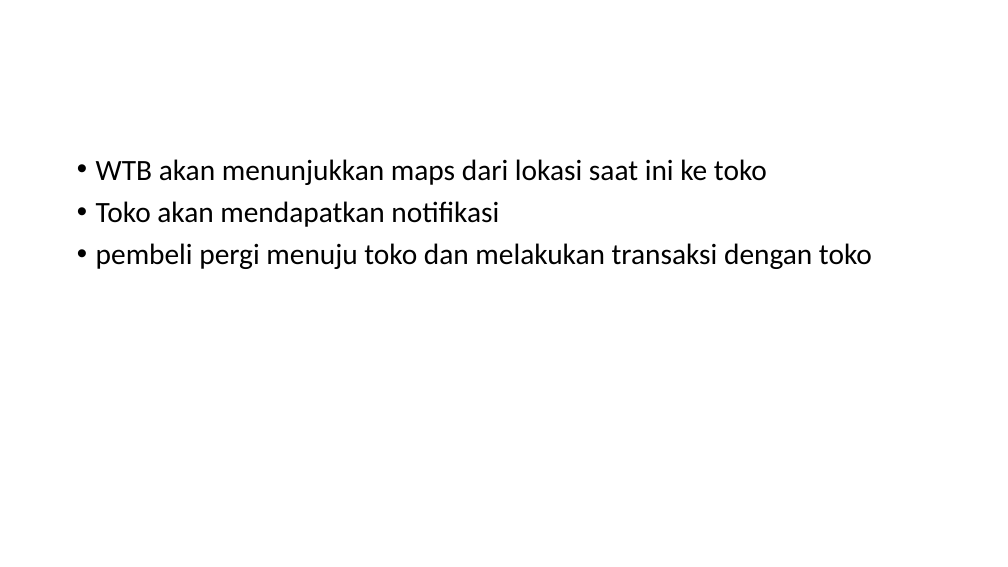
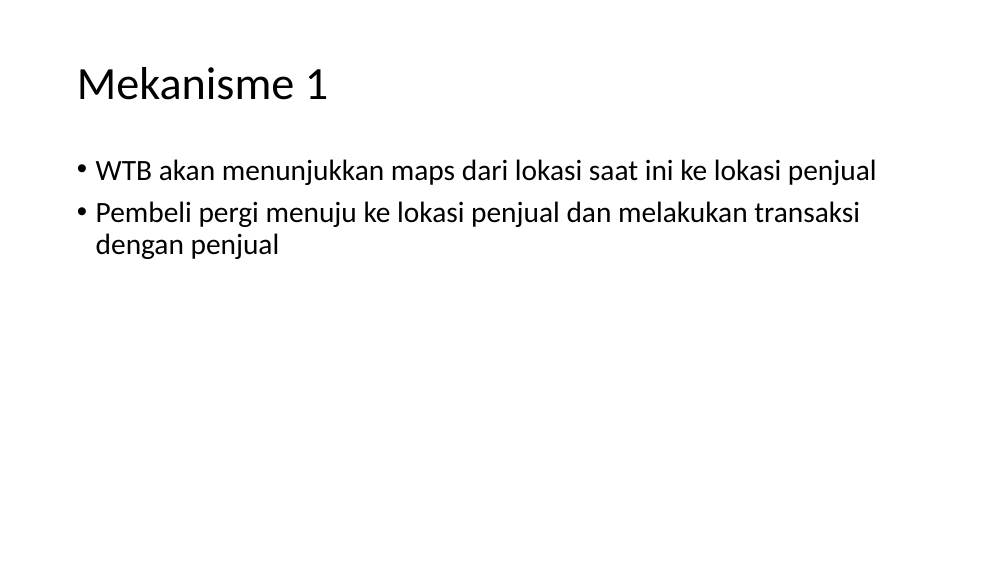
Before and after one commit to pierrekatuhe/WTB, a slide deck: slide 13 of New folder/Presentation.pptx (slide 9 before the commit). Drawn at 1008x567 pixels with LibreOffice and Linux fonts; fonts in the diff are those of the drawing. Boxes give left, top, right and bottom in pixels: in the first picture for what was removed or moved away, otherwise in the second. Text is boxed around its words. In the diff, an @@ line names an element or a change of style, - is before the commit and + after.

```diff
--- a/New folder/Presentation.pptx
+++ b/New folder/Presentation.pptx
@@ title added at box(77, 67, 328, 100), 44 pt, text #000000 @@
+Mekanisme 1
@@ text at box(96, 159, 877, 259): text changed @@
-• WTB akan menunjukkan maps dari lokasi saat ini ke toko
-• Toko akan mendapatkan notifikasi
-• pembeli pergi menuju toko dan melakukan transaksi dengan toko
+• WTB akan menunjukkan maps dari lokasi saat ini ke lokasi penjual
+• Pembeli pergi menuju ke lokasi penjual dan melakukan transaksi dengan penjual
```
Also in this commit, not shown: 10 other slides changed, 5 slides added, 1 slide removed, 4 other files.
